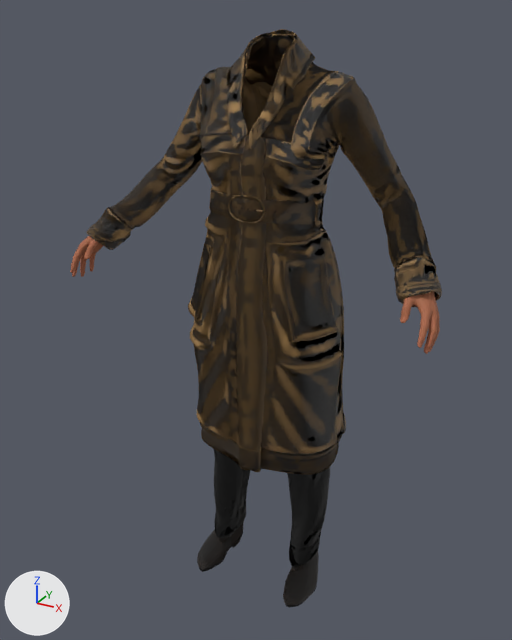
The glTF model assets/people/mh/romy.dress-warm.gltf, before and after one commit.
The view is the same before and after, from a camera (50 mm lens) standing at (0.822, -1.538, 0.457) and looking at (-0.028, 0.008, -0.316). Lighting does not change. The marker at lower left points along +X, +Y and +Z. The older version comes first. Where no turn or scale is listed for an object, it has been applied to the vertices. Vertices at exactly the same position are counted once.

The older version as bpy lines, for what is in view:
```python
ob_body = bpy.data.objects.new('body', me_body)
ob_body.location = (0.0, 0.0, 0.0)
ob_clothes_punkduck_winter_coat = bpy.data.objects.new('clothes:punkduck_winter_coat', me_clothes_punkduck_winter_coat)
ob_clothes_punkduck_winter_coat.location = (0.0, 0.0, 0.0)
ob_clothes_toigo_ankle_boots_female = bpy.data.objects.new('clothes:toigo_ankle_boots_female', me_clothes_toigo_ankle_boots_female)
ob_clothes_toigo_ankle_boots_female.location = (0.0, 0.0, 0.0)
ob_clothes_toigo_wool_pants = bpy.data.objects.new('clothes:toigo_wool_pants', me_clothes_toigo_wool_pants)
ob_clothes_toigo_wool_pants.location = (0.0, 0.0, 0.0)
```
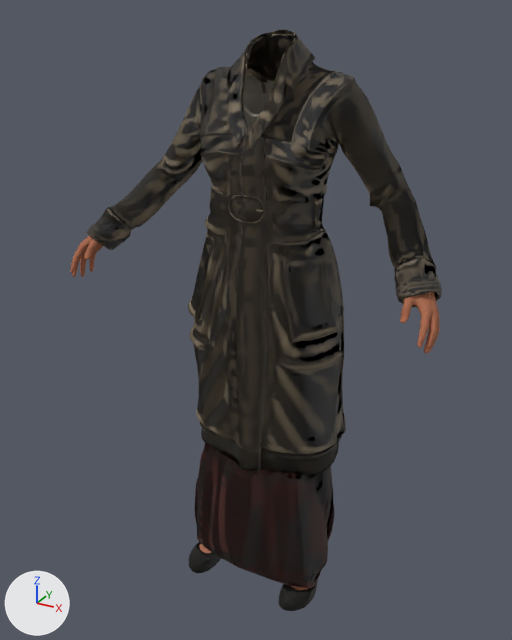
The newer file is also turned or shifted as a whole; pictures and numbers use the older file's frame.

Edits to the bpy script that builds the scene:
```text
Change mat_clothes_punkduck_winter_coat:
    where n2 = _N.new('ShaderNodeTexImage'); n2.name = 'Image Texture'
    n2.image: img_938744f9f09b416897c8_webp -> img_9746b203460dbbb578c7_webp
Add mat_clothes_toigo_flats:
    mat_clothes_toigo_flats = bpy.data.materials.new('clothes:toigo_flats')
    # uses the picture img_6ce5927bda3a452cd297_webp
    # uses the picture img_weave_leather_toigo_flats
Add mat_clothes_mindfront_f_dress_09:
    mat_clothes_mindfront_f_dress_09 = bpy.data.materials.new('clothes:mindfront_f_dress_09')
    # uses the picture img_078473c27c27a7493bc1_webp
    # uses the picture img_weave_wool_mindfront_f_dress_09_in
Add mat_clothes_elvs_ruffle_sleeve_peasant_blouse_1:
    mat_clothes_elvs_ruffle_sleeve_peasant_blouse_1 = bpy.data.materials.new('clothes:elvs_ruffle_sleeve_peasant_blouse_1')
    # uses the picture img_d8138a00ba454a13466e_webp
    # uses the picture img_weave_canvas_elvs_ruffle_sleeve_peasant_blouse_1_in
Change me_clothes_punkduck_winter_coat:
    remove me_clothes_punkduck_winter_coat.from_pydata(...)  # 14901 vertices, 29636 faces; spans x -0.483..0.482, y -0.159..0.201, z -0.719..0.412
    add me_clothes_punkduck_winter_coat.from_pydata(...)  # 14907 vertices, 29648 faces; spans x -0.483..0.482, y -0.159..0.201, z -0.72..0.412
    me_clothes_punkduck_winter_coat part 1: 483 vertices moved within x -0.317..0.35, y -0.111..0.116, z -0.007..0.395; 22 vertices removed from x -0.042..0.299, y -0.11..0.064, z -0.006..0.395; 28 vertices added at x -0.042..0.298, y -0.111..0.063, z -0.007..0.395
    other edits to the shape of me_clothes_punkduck_winter_coat do not show in these pictures
Remove ob_clothes_toigo_ankle_boots_female:
    ob_clothes_toigo_ankle_boots_female = bpy.data.objects.new('clothes:toigo_ankle_boots_female', me_clothes_toigo_ankle_boots_female)
Remove ob_clothes_toigo_wool_pants:
    ob_clothes_toigo_wool_pants = bpy.data.objects.new('clothes:toigo_wool_pants', me_clothes_toigo_wool_pants)
Add ob_clothes_toigo_flats:
    ob_clothes_toigo_flats = bpy.data.objects.new('clothes:toigo_flats', me_clothes_toigo_flats)  # 4002 vertices, 7987 faces; spans x -0.209..0.209, y 0.186..0.434, z -0.101..-0.039
    ob_clothes_toigo_flats.location = (0.0, -0.341, -1.035)
Add ob_clothes_mindfront_f_dress_09:
    ob_clothes_mindfront_f_dress_09 = bpy.data.objects.new('clothes:mindfront_f_dress_09', me_clothes_mindfront_f_dress_09)  # 8026 vertices, 15312 faces; spans x -0.457..0.458, y 0.189..0.527, z -0.055..1.337
    ob_clothes_mindfront_f_dress_09.location = (0.0, -0.341, -1.035)
Add ob_clothes_elvs_ruffle_sleeve_peasant_blouse_1:
    ob_clothes_elvs_ruffle_sleeve_peasant_blouse_1 = bpy.data.objects.new('clothes:elvs_ruffle_sleeve_peasant_blouse_1', me_clothes_elvs_ruffle_sleeve_peasant_blouse_1)  # 2949 vertices, 5051 faces; spans x -0.159..0.16, y 0.253..0.472, z 0.812..1.346
    ob_clothes_elvs_ruffle_sleeve_peasant_blouse_1.location = (0.0, -0.341, -1.035)
```

Changed parts and their boxes (x1, y1, x2, y2) in the pictures (512 x 640 px; the box of a moved part takes in the faces that stretch with it):
'clothes:punkduck_winter_coat', surface changed, reshaped
    both: (87, 29, 442, 475)
'clothes:mindfront_f_dress_09', added
    after: (195, 443, 334, 588)
'clothes:toigo_wool_pants', deleted
    before: (214, 449, 330, 567)
'clothes:toigo_ankle_boots_female', deleted
    before: (197, 522, 319, 607)
'clothes:toigo_flats', added
    after: (189, 542, 318, 611)
'clothes:elvs_ruffle_sleeve_peasant_blouse_1', added
    after: (242, 74, 275, 135)
part 1 of me_clothes_punkduck_winter_coat, moved or reshaped
    both: (163, 37, 411, 215)
